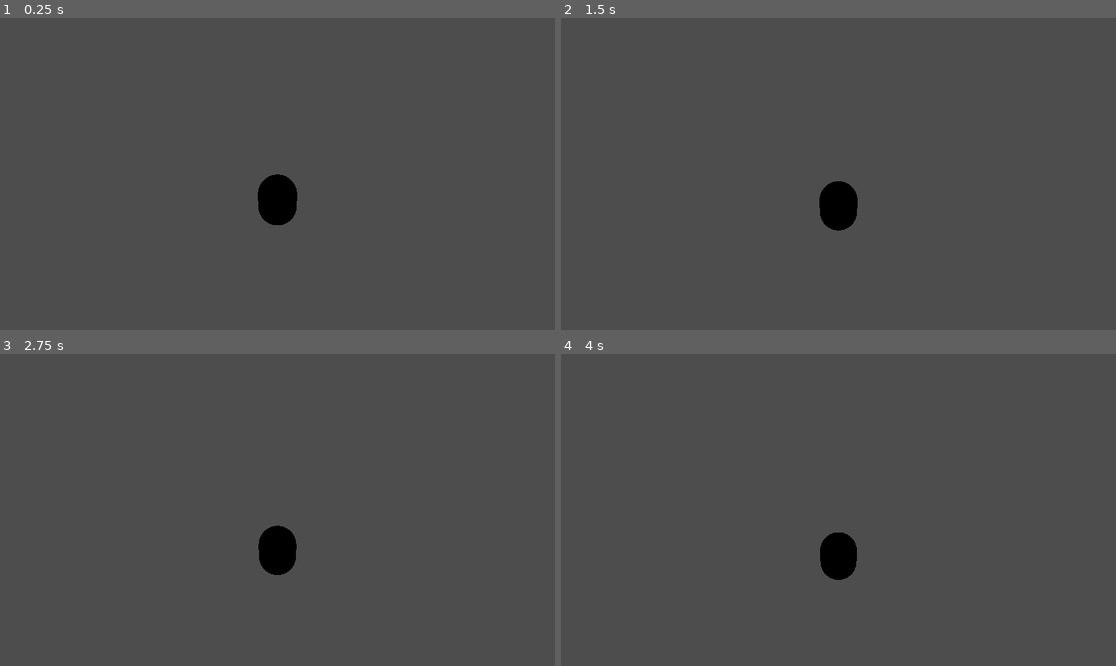
Above: before the commit, frames 1-4 (two rows, left to right).
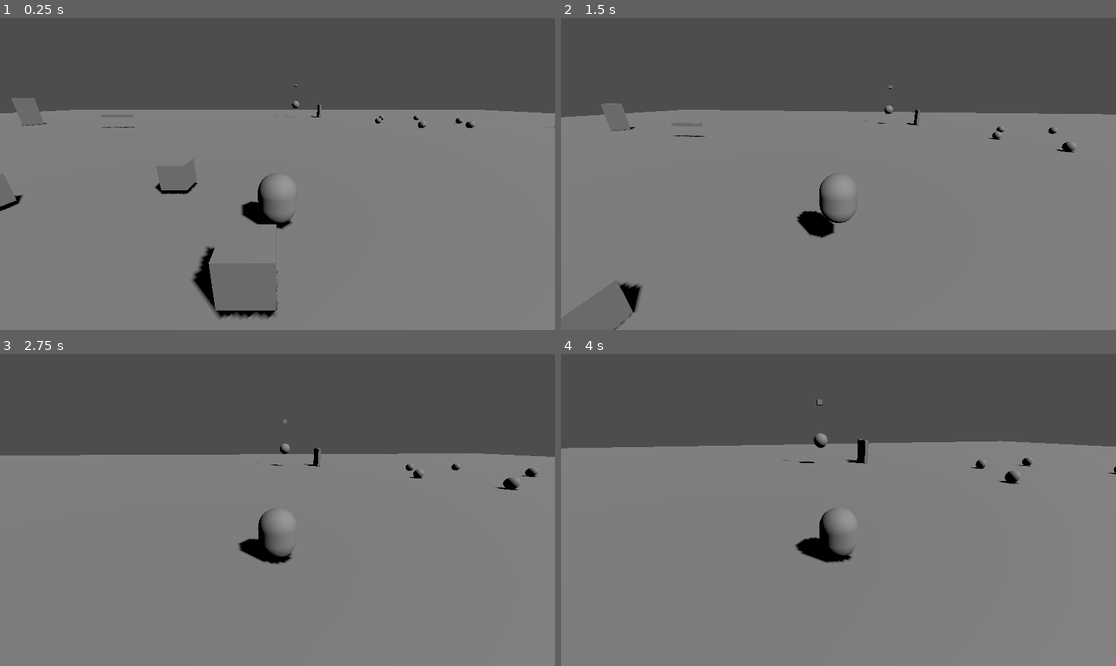
Above: after the commit, the same moments.

Repository: CrowBe/VerbEndings
Game: Godot game, scene res://scenes/core/Game.tscn
Same seed, same stepped clock (60 frames per second), same inputs: the game is played once before the commit and once after it. Before the commit the project starts from res://scenes/Player.tscn.
Inputs (mouse positions are in pixels of both pictures, inside the frame that each line leads up to):
- Up to frame 1 (0.25 s): no input
- Up to frame 2 (1.5 s): move the mouse to (866, 174) at 0.52 s; hold W (move_forward) from 0.53 s (still down); click (866, 174) at 0.6 s; tap Space (jump) at 0.77 s; move the mouse to (810, 174) at 1.27 s; right-click (810, 174) at 1.35 s
- Up to frame 3 (2.75 s): keep holding W (move_forward); tap Space (jump) at 1.52 s; move the mouse to (288, 503) at 2.02 s; click (288, 503) at 2.1 s
- Up to frame 4 (4 s): keep holding W (move_forward); move the mouse to (832, 516) at 2.77 s; right-click (832, 516) at 2.85 s; tap Space (jump) at 3.02, 3.77 s; move the mouse to (877, 513) at 3.52 s; click (877, 513) at 3.6 s

The runs differ from the first frame. In frame 1, 70% of the frame differs, in the area x 0-100%, y 21-100%; in frame 2, 70%; in frame 3, 68%; in frame 4, 71%, in the area x 0-100%, y 14-100%.

Commit message:
Use shared agents MCP config

Diff:
--- a/project.godot
+++ b/project.godot
@@ -12,7 +12,7 @@
 
 config/name="Verb Endings"
 config/description="A cooperative multiplayer game about chained verbs."
-run/main_scene="res://scenes/Player.tscn"
+run/main_scene="res://scenes/core/Game.tscn"
 config/features=PackedStringArray("4.3", "Forward Plus")
 config/icon="res://icon.svg"
 
--- /dev/null
+++ b/scenes/core/Game.tscn
@@ -0,0 +1,12 @@
+[gd_scene load_steps=2 format=3 uid="uid://cvbendgame001"]
+
+[ext_resource type="Script" path="res://scripts/core/Game.gd" id="1_game"]
+
+[node name="Game" type="Node"]
+script = ExtResource("1_game")
+
+[node name="World" type="Node3D" parent="."]
+
+[node name="Players" type="Node3D" parent="World"]
+
+[node name="Round" type="Node3D" parent="World"]
--- /dev/null
+++ b/scripts/core/Game.gd
@@ -0,0 +1,67 @@
+extends Node
+## Root scene coordinator for the playable graybox.
+##
+## The initial commit launched directly into Player.tscn, which made the
+## project boot as an isolated character controller and forced global systems
+## to know too much about scene setup. Game owns match bootstrap, round scene
+## loading, and temporary local-player spawning until multiplayer spawning is
+## implemented.
+
+const DEFAULT_PLAYER_SCENE: PackedScene = preload("res://scenes/Player.tscn")
+const ROUND_SCENES: Dictionary = {
+	"PVE": preload("res://scenes/rounds/PVERound.tscn"),
+	"PUZZLE": preload("res://scenes/rounds/PuzzleRound.tscn"),
+}
+
+@export var auto_start_graybox: bool = true
+@export var debug_round_type: String = "PUZZLE"
+@export var player_scene: PackedScene = DEFAULT_PLAYER_SCENE
+
+@onready var world_root: Node3D = $World
+@onready var players_root: Node3D = $World/Players
+@onready var round_root: Node3D = $World/Round
+
+var current_round: Node3D = null
+var local_player: Node3D = null
+
+
+func _ready() -> void:
+	if auto_start_graybox:
+		start_graybox_match(debug_round_type)
+
+
+## Starts a local single-player smoke test. The networked version should keep
+## this public API but swap spawn_local_player() for MultiplayerSpawner output.
+func start_graybox_match(round_type: String) -> void:
+	_spawn_local_player()
+	load_round(round_type)
+
+
+func load_round(round_type: String) -> Node3D:
+	if current_round != null:
+		current_round.queue_free()
+		current_round = null
+	var round_scene: PackedScene = ROUND_SCENES.get(round_type)
+	if round_scene == null:
+		push_warning("Game: no scene registered for round type '%s'." % round_type)
+		return null
+	current_round = round_scene.instantiate() as Node3D
+	if current_round == null:
+		push_warning("Game: round scene for '%s' must instantiate a Node3D root." % round_type)
+		return null
+	round_root.add_child(current_round)
+	RoundManager.current_round_type = round_type
+	return current_round
+
+
+func _spawn_local_player() -> Node3D:
+	if local_player != null:
+		return local_player
+	local_player = player_scene.instantiate() as Node3D
+	if local_player == null:
+		push_warning("Game: player_scene must instantiate a Node3D root.")
+		return null
+	players_root.add_child(local_player)
+	local_player.name = "LocalPlayer"
+	local_player.global_position = Vector3.ZERO
+	return local_player
Not shown, added: .agents/mcp.json
Not shown, added: .agents/README.md
Not shown, added: .claude
Not shown, added: .cursor
Not shown, added: .windsurf
Not shown, added: docs/ARCHITECTURE.md
Not shown, added: docs/VALIDATION.md
Not shown, added: docs/VISUAL_ASSET_PIPELINE.md
Not shown, added: tools/setup_summer_engine.sh
Not shown, added: tools/validate_project.py
